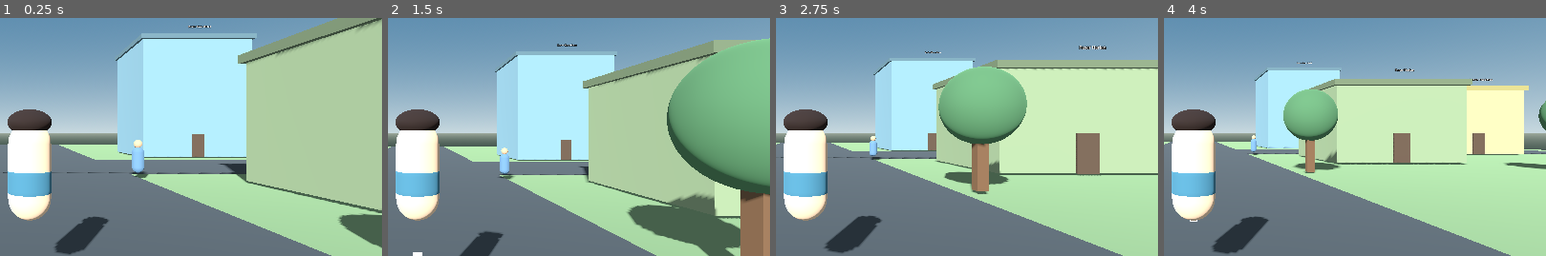
Above: before the commit, frames 1-4 (left to right).
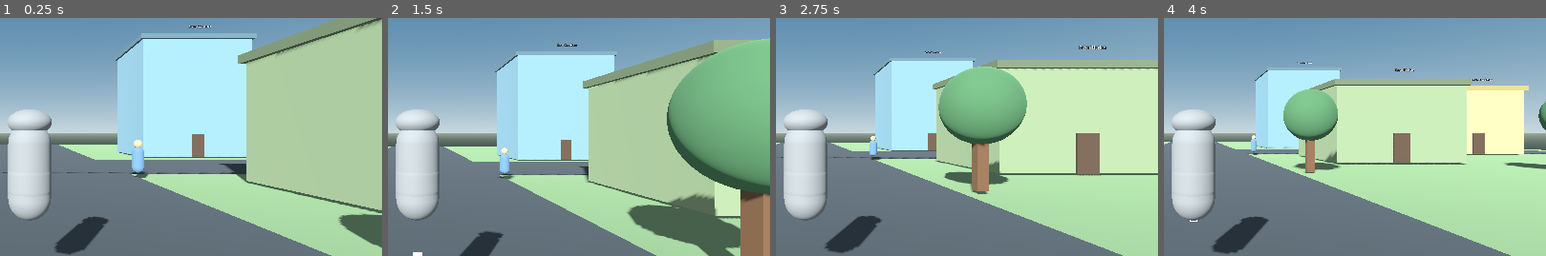
Above: after the commit, the same moments.

Repository: Chrysalunee/Career-verse
Game: Godot game, scene res://scenes/main.tscn
Same seed, same stepped clock (60 frames per second), same inputs: the game is played once before the commit and once after it.
Inputs (mouse positions are % of the whole screen's width and height, from its top left):
- Up to frame 1 (0.25 s): no input
- Up to frame 2 (1.5 s): move the mouse to (55, 50) at 0.52 s; hold E (interact) 0.53-1.28 s; hold W (move_forward) from 0.53 s (still down); tap Space (jump) at 0.77 s; move the mouse to (45, 50) at 1.27 s; tap Shift (sprint) at 1.35 s
- Up to frame 3 (2.75 s): keep holding W (move_forward); tap Space (jump) at 1.52 s; move the mouse to (52, 48) at 2.02 s; hold E (interact) from 2.03 s (still down)
- Up to frame 4 (4 s): keep holding W (move_forward); move the mouse to (49, 52) at 2.77 s; release E (interact) at 2.78 s; tap Shift (sprint) at 2.85 s; tap Space (jump) at 3.02, 3.77 s; move the mouse to (57, 51) at 3.52 s; hold E (interact) from 3.53 s (still down)
The pictures show only the part of the screen within x 46-96%, y 26-76%; the shares and areas given below are measured in that part.

The runs differ from the first frame. In frame 1, 4.9% of the frame differs, in the area x 2-14%, y 38-86%; in frame 2, 4.9%; in frame 3, 4.9%; in frame 4, 4.9%.
Error after the commit: Attempt to call function 'set_walking' in base 'null instance' on a null instance. (res://scripts/player_controller.gd:71)

Commit message:
Connect player controller to reusable humanoid visuals and walk animation

Diff:
--- a/Godot-Career-Verse/scripts/player_controller.gd
+++ b/Godot-Career-Verse/scripts/player_controller.gd
@@ -9,7 +9,7 @@
 @onready var pivot: Node3D = $CameraPivot
 @onready var spring_arm: SpringArm3D = $CameraPivot/SpringArm3D
 @onready var camera: Camera3D = $CameraPivot/SpringArm3D/Camera3D
-@onready var body_mesh: MeshInstance3D = $BodyMesh
+@onready var humanoid: CVHumanoidVisual = $HumanoidVisual
 
 var gravity: float = ProjectSettings.get_setting("physics/3d/default_gravity")
 var gender_index: int = 0
@@ -68,9 +68,10 @@
 	velocity.x = move_toward(velocity.x, direction.x * speed, 22.0 * delta)
 	velocity.z = move_toward(velocity.z, direction.z * speed, 22.0 * delta)
 	move_and_slide()
+	humanoid.set_walking(direction.length_squared() > 0.01 and is_on_floor())
 	if direction.length_squared() > 0.01:
 		var target_angle := atan2(direction.x, direction.z)
-		body_mesh.rotation.y = lerp_angle(body_mesh.rotation.y, target_angle, 10.0 * delta)
+		rotation.y = lerp_angle(rotation.y, target_angle, 10.0 * delta)
 
 func _try_interact() -> void:
 	var from := camera.global_position
@@ -93,20 +94,11 @@
 	_apply_appearance()
 
 func _apply_appearance() -> void:
-	var skin_material := StandardMaterial3D.new()
-	skin_material.albedo_color = SKIN_COLORS[skin_index]
-	body_mesh.material_override = skin_material
-	var outfit := get_node_or_null("OutfitMesh") as MeshInstance3D
-	if outfit:
-		var outfit_material := StandardMaterial3D.new()
-		outfit_material.albedo_color = OUTFIT_COLORS[outfit_index]
-		outfit.material_override = outfit_material
-	var hair := get_node_or_null("HairMesh") as MeshInstance3D
-	if hair:
-		var hair_material := StandardMaterial3D.new()
-		hair_material.albedo_color = HAIR_COLORS[hair_index]
-		hair.material_override = hair_material
-	var capsule := body_mesh.mesh as CapsuleMesh
-	if capsule:
-		capsule.height = 1.55 if gender_index == 0 else 1.48
-		capsule.radius = 0.34 if gender_index == 0 else 0.31
+	if not is_instance_valid(humanoid):
+		return
+	humanoid.set_appearance(
+		SKIN_COLORS[skin_index],
+		HAIR_COLORS[hair_index],
+		OUTFIT_COLORS[outfit_index],
+		gender_index
+	)
